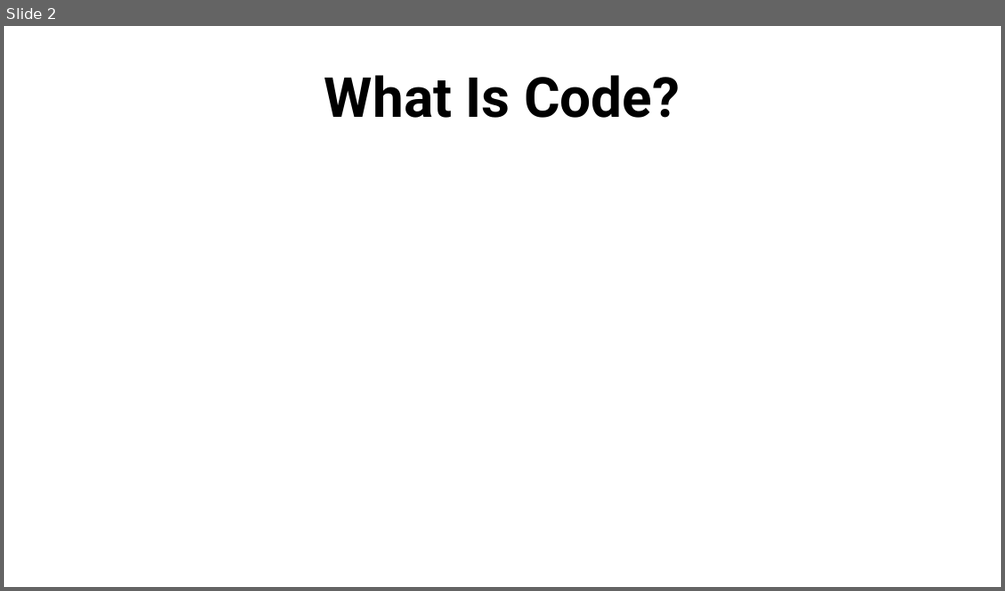
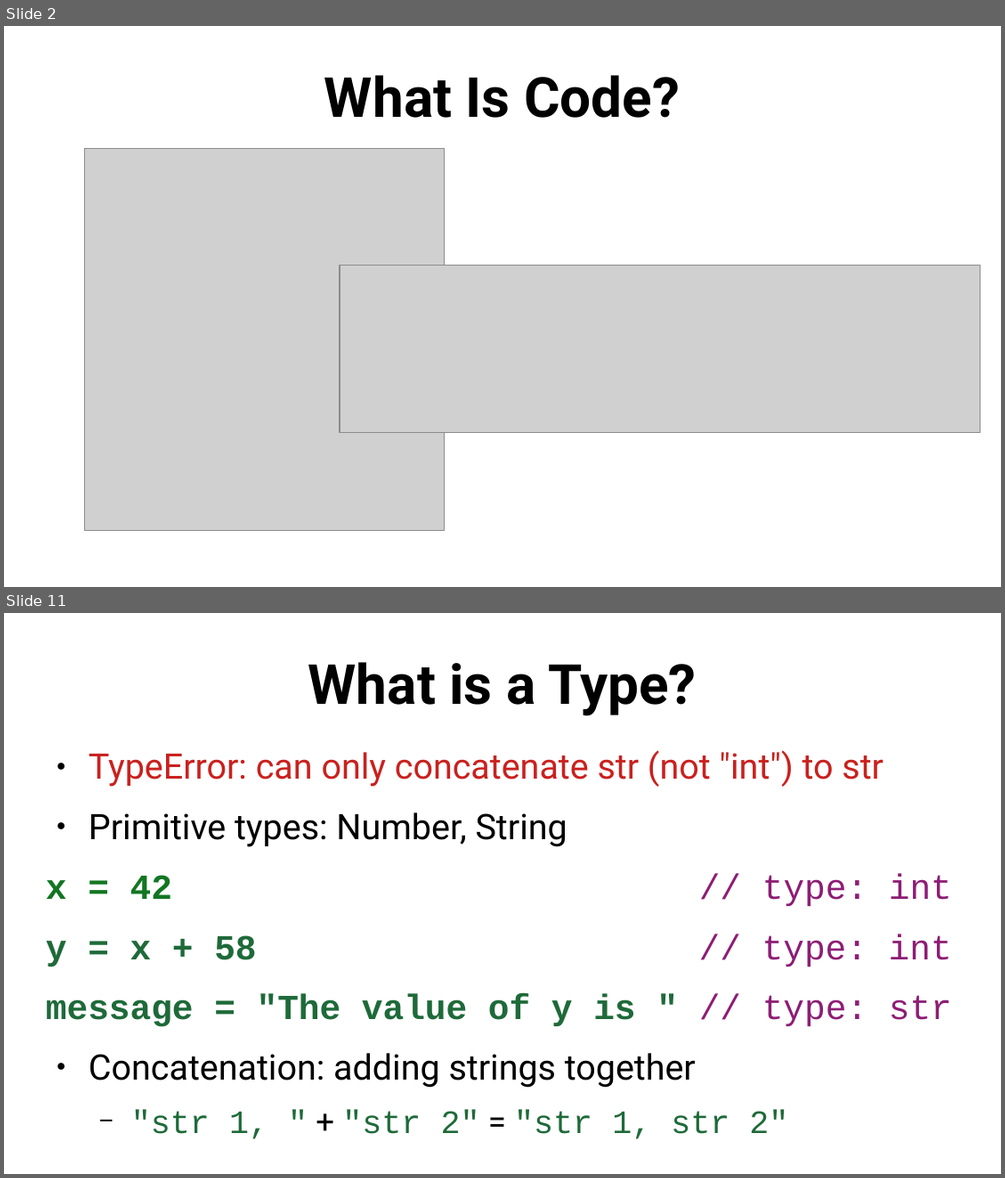
Before and after one commit to SlithyMatt/python-tutorial, a slide deck: lesson1/python101_lesson1_slides.odp. Shown one above the other, each under a label of ours: slide 2 before the commit, slides 2 and 11 after it; the slides between them are not shown. The pictures are 1005x591 and 1005x1178 pixels, drawn with LibreOffice and Linux fonts; fonts in the diff are those of the drawing; grey boxes stand for pictures. Boxes give left, top, right and bottom in pixels: in the first picture for what was removed or moved away, otherwise in the second. Text is boxed around its words. In the diff, an @@ line names an element or a change of style, - is before the commit and + after.

```diff
--- a/lesson1/python101_lesson1_slides.odp
+++ b/lesson1/python101_lesson1_slides.odp
@@ slide 11 added at box(4, 613, 1001, 1174), background #FFFFFF @@
@@ title added at box(308, 662, 696, 716), 44 pt, text #000000, bold @@
+What is a Type?
@@ text added at box(46, 750, 952, 1139), 28 pt, text #000000 @@
+● TypeError: can only concatenate str (not "int") to str
+● Primitive types: Number, String
+x = 42 // type: int
+y = x + 58 // type: int
+message = "The value of y is " // type: str
+● Concatenation: adding strings together
+  − "str 1, " + "str 2" = "str 1, str 2"
@@ slide 2 changed as well @@
@@ picture added at box(84, 148, 444, 531) @@
@@ picture added at box(340, 265, 980, 432) @@
```
Also in this commit, not shown: 1 other slide changed, 8 other slides added, 1 other file.
